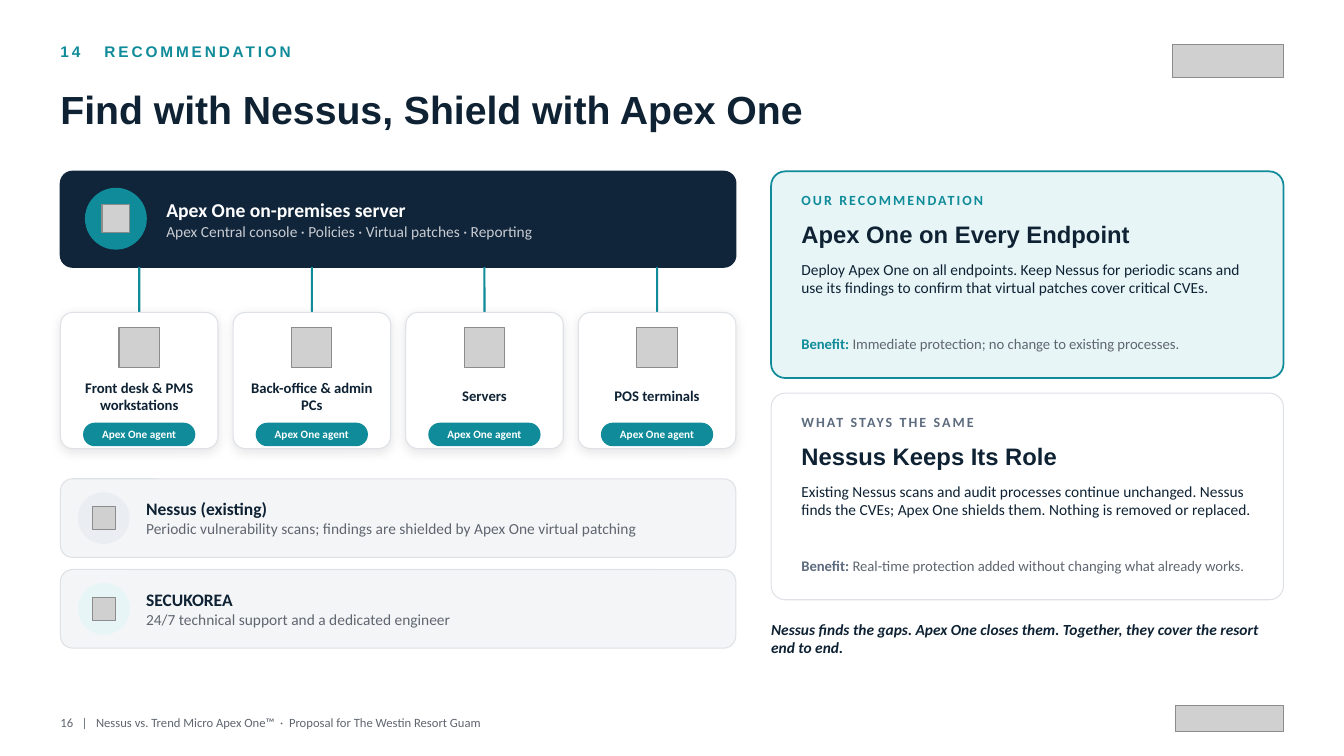
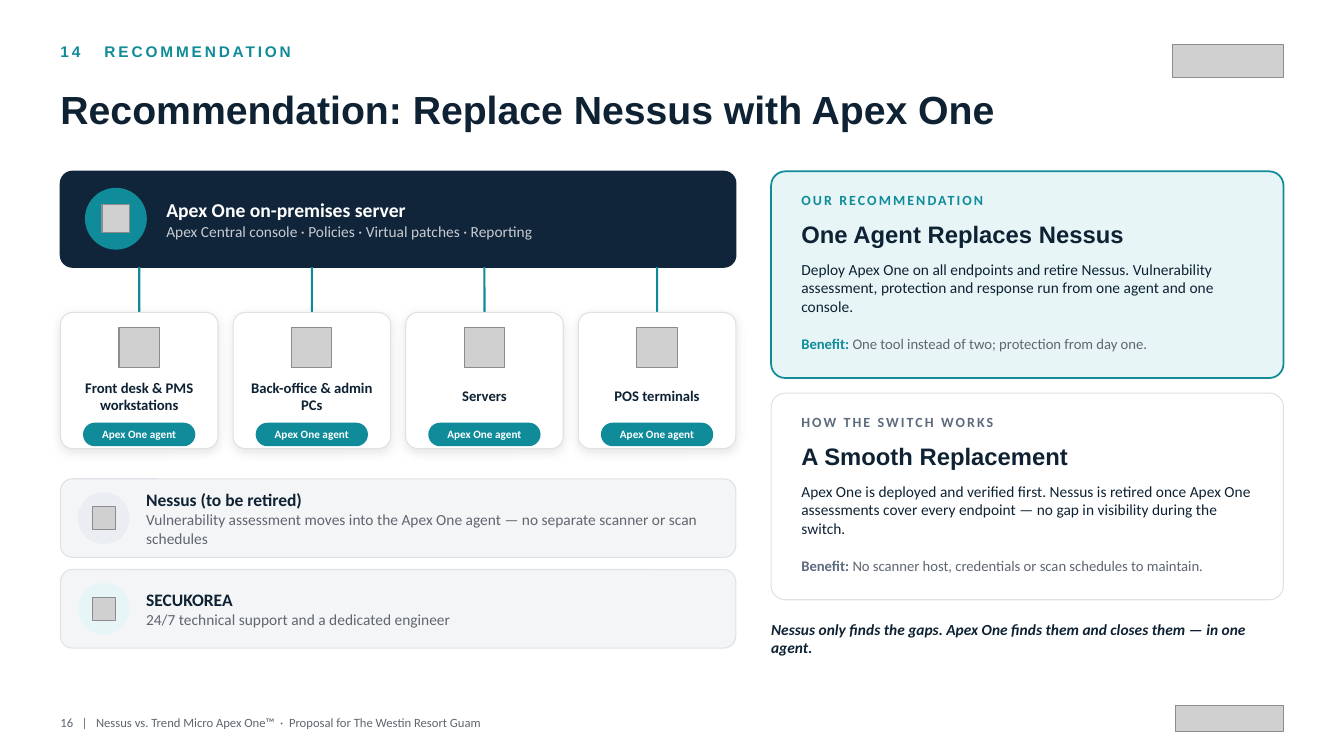
Before and after one commit to BigLee-Creator/Recommendations, a slide deck: slide 16 of ENG._Nessus_vs_Trend_Micro_Apex_One_Proposal_for_Westin_Resort_Guam_SECUKOREA.pptx. Drawn at 1344x756 pixels with LibreOffice and Linux fonts; fonts in the diff are those of the drawing; grey boxes stand for pictures. Boxes give left, top, right and bottom in pixels: in the first picture for what was removed or moved away, otherwise in the second. Text is boxed around its words. In the diff, an @@ line names an element or a change of style, - is before the commit and + after.

```diff
--- a/ENG._Nessus_vs_Trend_Micro_Apex_One_Proposal_for_Westin_Resort_Guam_SECUKOREA.pptx
+++ b/ENG._Nessus_vs_Trend_Micro_Apex_One_Proposal_for_Westin_Resort_Guam_SECUKOREA.pptx
@@ text at [60, 95, 994, 132]: text changed @@
-Find with Nessus, Shield with Apex One
+Recommendation: Replace Nessus with Apex One
@@ text at [801, 225, 1124, 248]: text changed @@
-Apex One on Every Endpoint
+One Agent Replaces Nessus
@@ text at [801, 264, 1214, 312]: text changed @@
-Deploy Apex One on all endpoints. Keep Nessus for periodic scans and use its findings to confirm that virtual patches cover critical CVEs.
+Deploy Apex One on all endpoints and retire Nessus. Vulnerability assessment, protection and response run from one agent and one console.
@@ text at [801, 339, 1147, 352]: text changed @@
-Benefit: Immediate protection; no change to existing processes.
+Benefit: One tool instead of two; protection from day one.
@@ text at [801, 418, 993, 427]: text changed @@
-WHAT STAYS THE SAME
+HOW THE SWITCH WORKS
@@ text at [801, 447, 1068, 470]: text changed @@
-Nessus Keeps Its Role
+A Smooth Replacement
@@ text at [146, 493, 697, 544]: text changed @@
-Nessus (existing)
-Periodic vulnerability scans; findings are shielded by Apex One virtual patching
+Nessus (to be retired)
+Vulnerability assessment moves into the Apex One agent — no separate scanner or scan schedules
@@ text at [801, 486, 1250, 534]: text changed @@
-Existing Nessus scans and audit processes continue unchanged. Nessus finds the CVEs; Apex One shields them. Nothing is removed or replaced.
+Apex One is deployed and verified first. Nessus is retired once Apex One assessments cover every endpoint — no gap in visibility during the switch.
@@ text at [801, 561, 1203, 573]: text changed @@
-Benefit: Real-time protection added without changing what already works.
+Benefit: No scanner host, credentials or scan schedules to maintain.
@@ text at [771, 624, 1246, 656]: text changed @@
-Nessus finds the gaps. Apex One closes them. Together, they cover the resort end to end.
+Nessus only finds the gaps. Apex One finds them and closes them — in one agent.
```
Also in this commit, not shown: 5 other slides changed.
